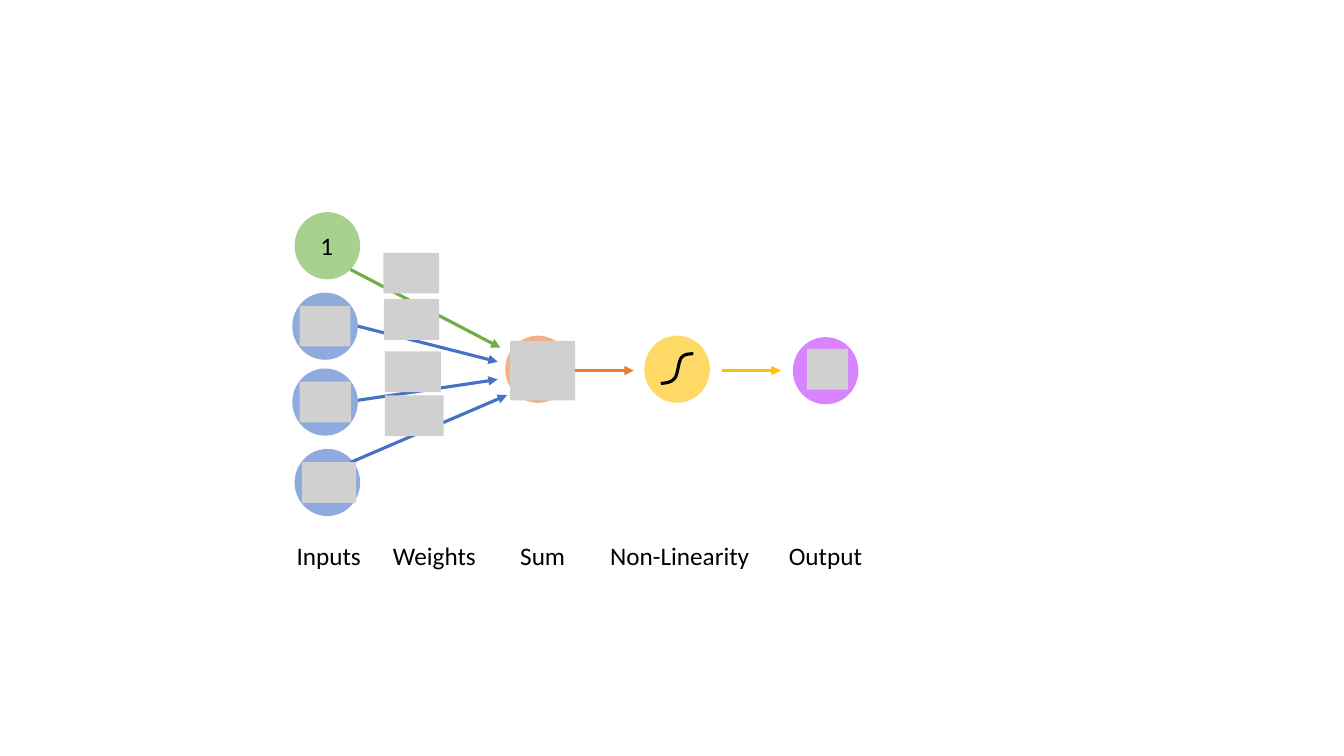
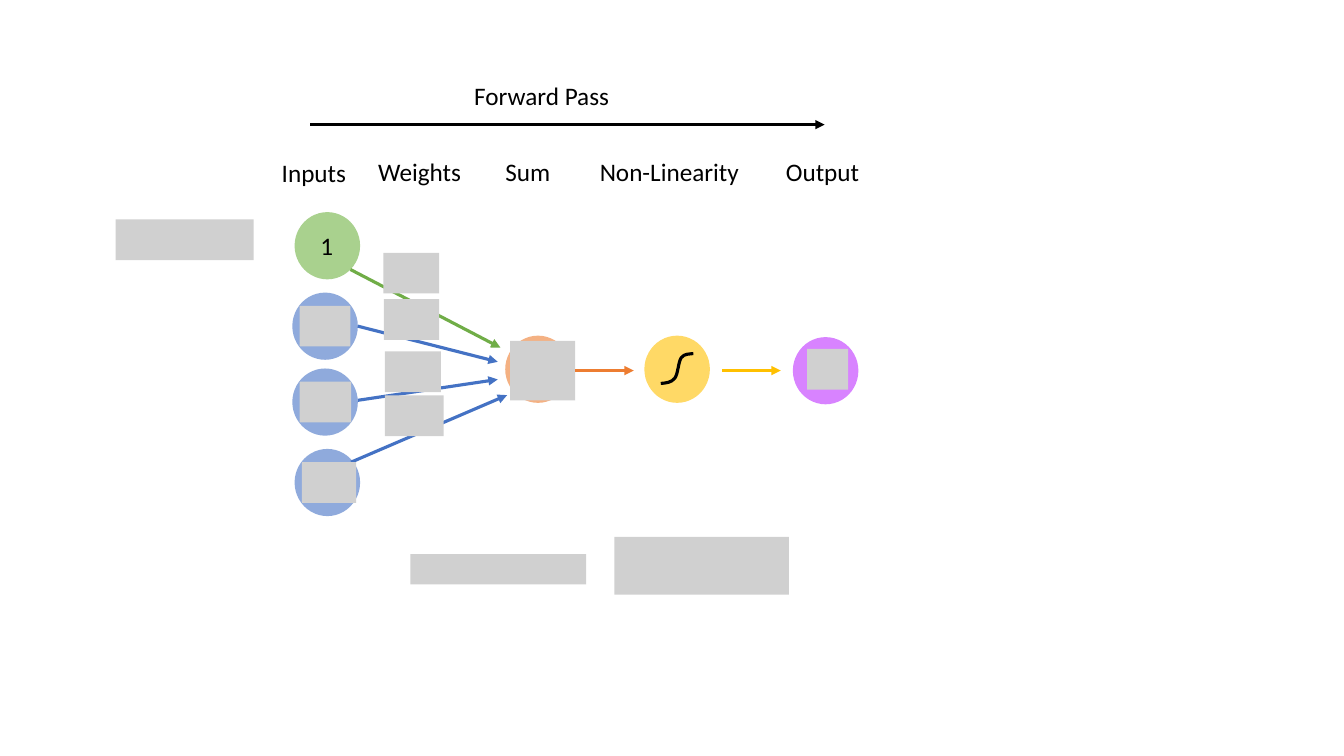
Before and after one commit to phonosync/fromscratch, a slide deck: slide 1 of logistic_regression/pics/perc.pptx. Drawn at 1344x756 pixels with LibreOffice and Linux fonts; fonts in the diff are those of the drawing; grey boxes stand for pictures. Boxes give left, top, right and bottom in pixels: in the first picture for what was removed or moved away, otherwise in the second. Text is boxed around its words. In the diff, an @@ line names an element or a change of style, - is before the commit and + after.

```diff
--- a/logistic_regression/pics/perc.pptx
+++ b/logistic_regression/pics/perc.pptx
@@ text added at <box>474,87,609,106</box>, 18 pt, text #000000 @@
+Forward Pass
@@ arrow added from (311, 125) to (825, 125), #000000 2.25 pt @@
@@ 3 texts: place and size @@
-3 texts at <box>297,547,565,570</box>
+3 texts at <box>282,163,550,186</box>
@@ text "Non-Linearity": place and size @@
-text "Non-Linearity" at <box>610,547,749,569</box>
+text "Non-Linearity" at <box>600,163,739,185</box>
@@ text "Output": place and size @@
-text "Output" at <box>789,548,862,569</box>
+text "Output" at <box>786,164,859,185</box>
@@ picture added at <box>116,220,254,260</box> @@
@@ picture added at <box>615,537,789,595</box> @@
@@ picture added at <box>410,555,586,585</box> @@
```
Also in this commit, not shown: 3 other files.
